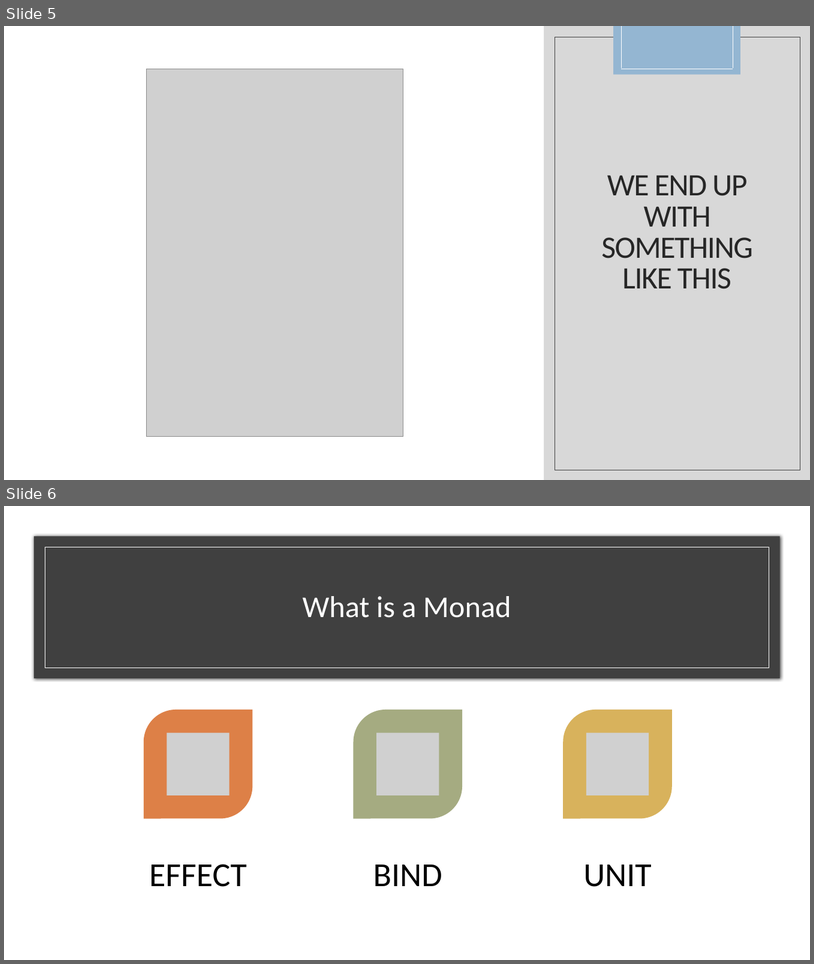
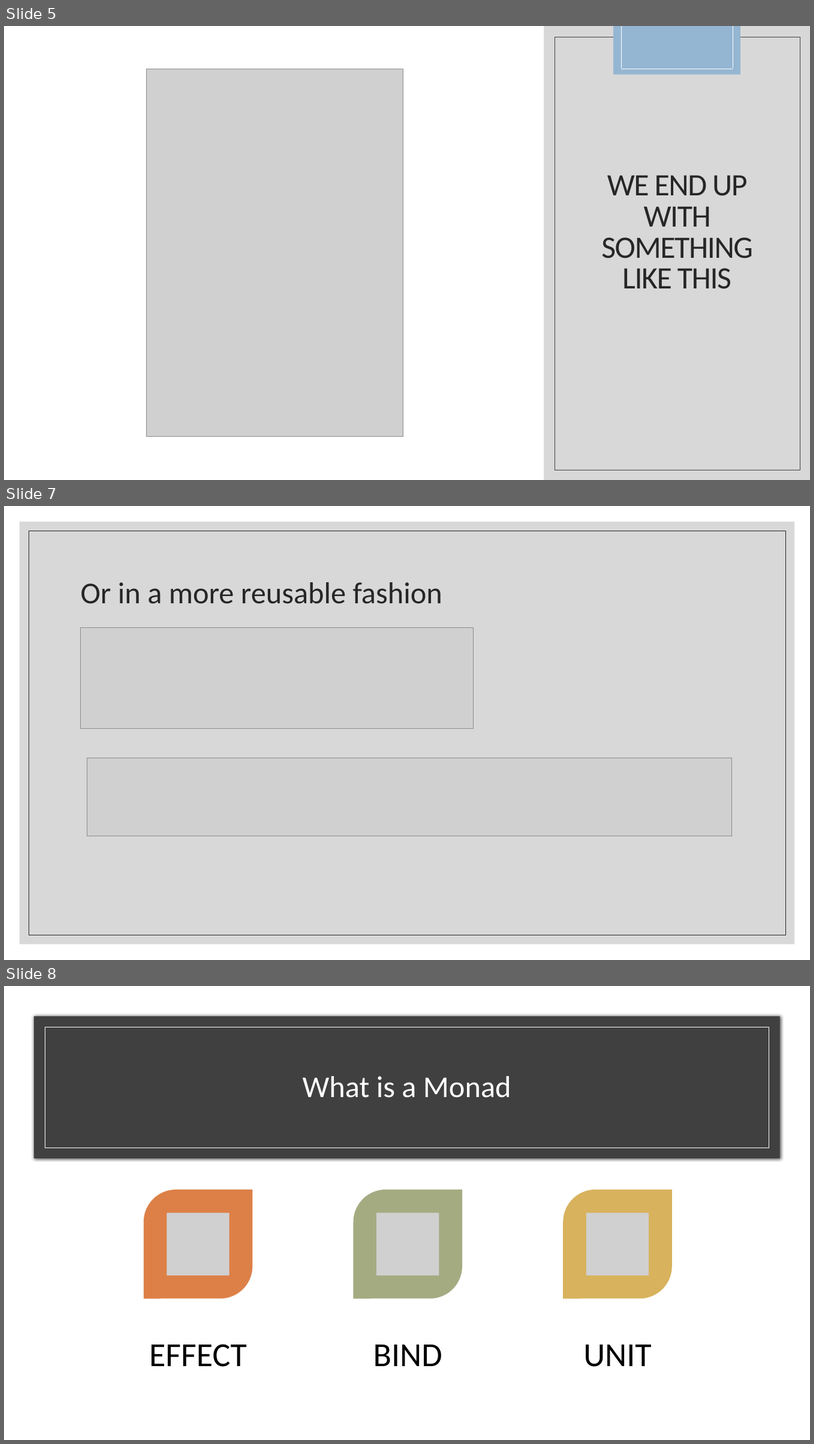
Before and after one commit to kemiller2002/monad-talk, a slide deck: presentation/monads.pptx. Shown one above the other, each under a label of ours: slides 5 and 6 before the commit, slides 5, 7 and 8 after it; the slides between them are not shown. The pictures are 814x964 and 814x1444 pixels, drawn with LibreOffice and Linux fonts; fonts in the diff are those of the drawing; grey boxes stand for pictures. Boxes give left, top, right and bottom in pixels: in the first picture for what was removed or moved away, otherwise in the second. Text is boxed around its words. In the diff, an @@ line names an element or a change of style, - is before the commit and + after.

```diff
--- a/presentation/monads.pptx
+++ b/presentation/monads.pptx
@@ slide 7 added at (x1=4, y1=506, x2=810, y2=960), background #FFFFFF @@
@@ rectangle added at (x1=20, y1=522, x2=795, y2=944), fill #BFBFBF at 60% opacity @@
@@ rectangle added at (x1=29, y1=531, x2=786, y2=935), outline #262626 0.5 pt @@
@@ title added at (x1=81, y1=582, x2=443, y2=604), 36 pt, text #262626 @@
+Or in a more reusable fashion
@@ picture added at (x1=80, y1=627, x2=473, y2=728) @@
@@ picture added at (x1=87, y1=757, x2=732, y2=835) @@
@@ what was slide 6 is now slide 8 @@
```
Also in this commit, not shown: 1 other slide added, 1 other file.
